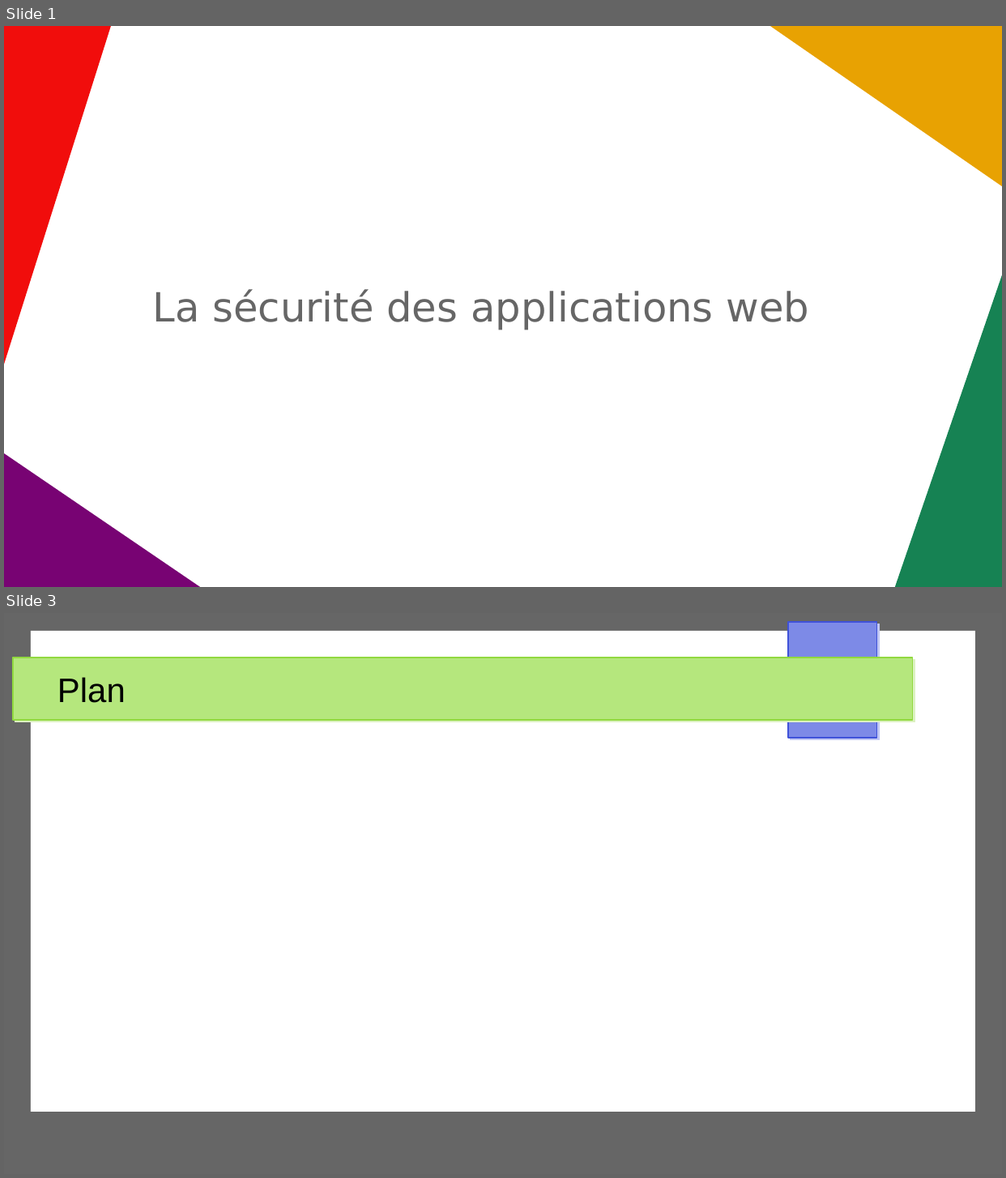
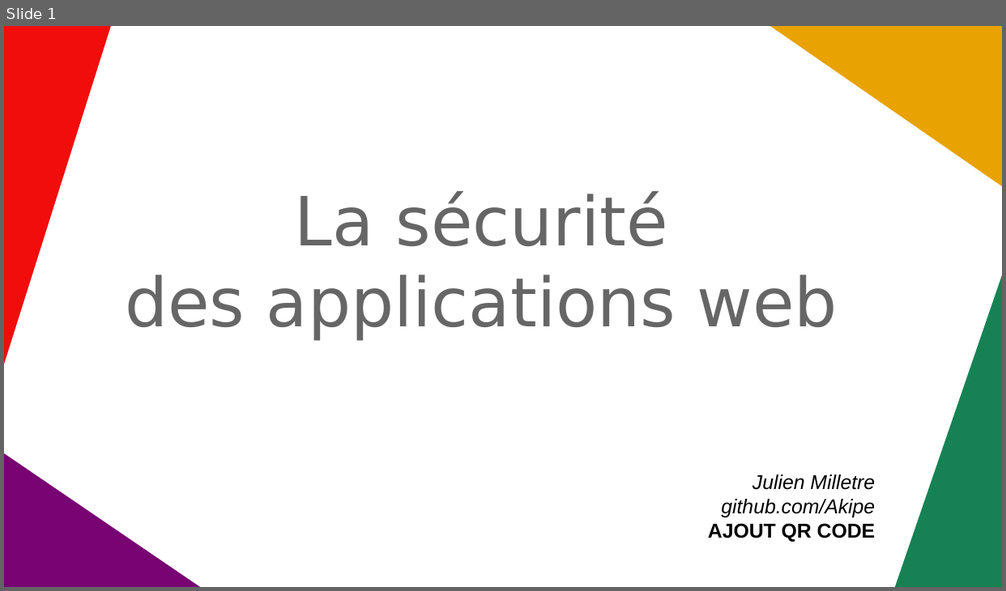
Before and after one commit to Akipe/abc_2105, a slide deck: other/presentations/securite_app_web/presentation_securite_app_web_v2.odp. Shown one above the other, each under a label of ours: slides 1 and 3 before the commit, slide 1 after it; the slides between them are not shown. The pictures are 1006x1178 and 1006x591 pixels, drawn with LibreOffice and Linux fonts; fonts in the diff are those of the drawing. Boxes give left, top, right and bottom in pixels: in the first picture for what was removed or moved away, otherwise in the second. Text is boxed around its words. In the diff, an @@ line names an element or a change of style, - is before the commit and + after.

```diff
--- a/other/presentations/securite_app_web/presentation_securite_app_web_v2.odp
+++ b/other/presentations/securite_app_web/presentation_securite_app_web_v2.odp
@@ slide 3 removed at [4, 613, 1002, 1174], background #FFFFFF @@
@@ rectangle removed at [4, 613, 1002, 1174] @@
@@ rectangle removed at [32, 631, 976, 1112] @@
@@ rectangle removed at [788, 622, 877, 738] @@
@@ rectangle removed at [13, 658, 913, 720] @@
@@ title removed at [57, 677, 126, 703] @@
-Plan
@@ slide 1 changed as well @@
@@ subtitle at [125, 191, 837, 340]: text changed; size 32 to 54 pt @@
-La sécurité des applications web
+La sécurité
+des applications web
@@ text added at [708, 475, 876, 542], 16 pt, text #000000, italic @@
+Julien Milletre
+github.com/Akipe
+AJOUT QR CODE
```
Also in this commit, not shown: 1 other slide changed, 17 slides added, 8 other files.
